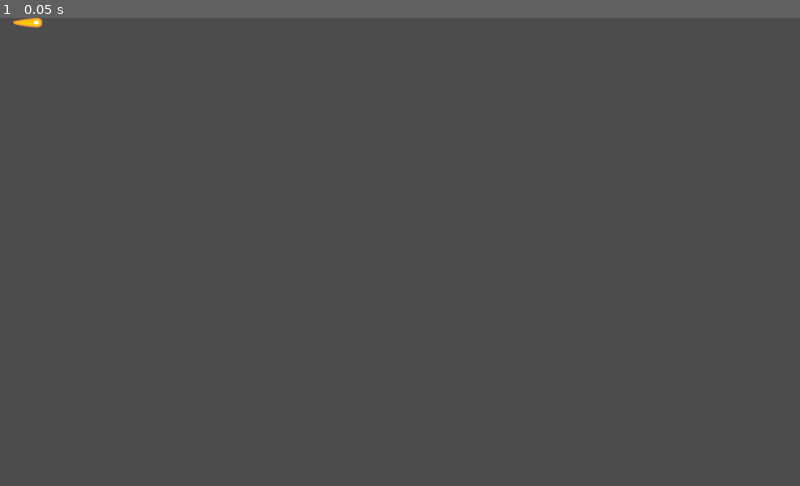
Above: before the commit, frame 1.
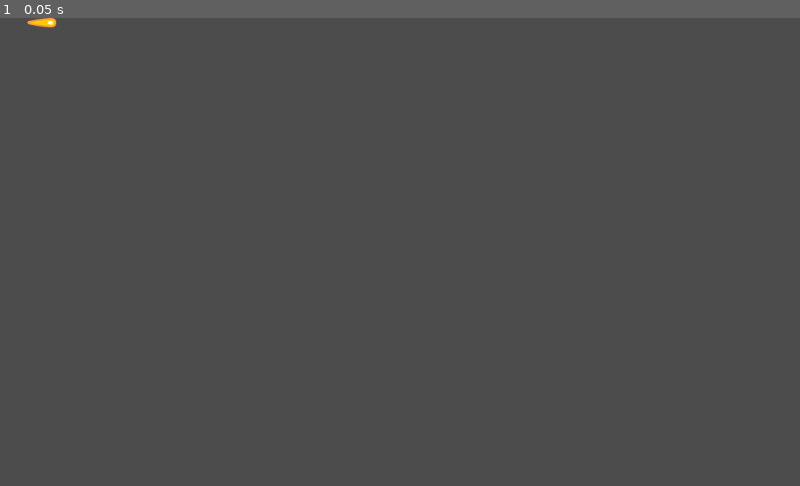
Above: after the commit, the same moment.

Repository: AnaTorres61/rogue-tank
Game: Godot game, scene res://scenes/turret_01_bullet.tscn
Same seed, same stepped clock (60 frames per second), same inputs: the game is played once before the commit and once after it. This scene is started directly instead of the project's main scene.
Inputs:
- Up to frame 1 (0.05 s): no input

The runs differ from the first frame. In frame 1, less than 0.1% of the frame differs, in the area x 1-8%, y 0-3%.

Commit message:
turret laser sight

Diff:
--- a/scenes/test_area.tscn
+++ b/scenes/test_area.tscn
@@ -60,7 +60,6 @@
 
 [node name="Tank" parent="." index="1" instance=ExtResource( 2 )]
 
-editor/display_folded = true
 position = Vector2( 32.0955, 64.1058 )
 rotation = -0.00607844
 bodie = 4
@@ -285,7 +284,6 @@
 
 [node name="cannon" type="Area2D" parent="turret_01" index="2"]
 
-editor/display_folded = true
 input_pickable = true
 gravity_vec = Vector2( 0, 1 )
 gravity = 98.0
@@ -308,6 +306,13 @@
 
 shape = SubResource( 3 )
 
+[node name="sight" type="RayCast2D" parent="turret_01/cannon" index="2"]
+
+enabled = false
+exclude_parent = true
+cast_to = Vector2( 200, 0 )
+collision_mask = 1
+
 [node name="sensor" type="Area2D" parent="turret_01" index="3"]
 
 editor/display_folded = true
@@ -325,10 +330,10 @@
 
 shape = SubResource( 4 )
 
-[node name="Timer" type="Timer" parent="turret_01" index="4"]
+[node name="shoot_timer" type="Timer" parent="turret_01" index="4"]
 
 process_mode = 1
-wait_time = 0.5
+wait_time = 0.3
 one_shot = false
 autostart = false
 
@@ -336,4 +341,4 @@
 
 [connection signal="body_exited" from="turret_01/sensor" to="turret_01" method="_on_sensor_body_exited"]
 
-[connection signal="timeout" from="turret_01/Timer" to="turret_01" method="_on_Timer_timeout"]
+[connection signal="timeout" from="turret_01/shoot_timer" to="turret_01" method="_on_shoot_timer_timeout"]
--- a/scenes/turret_01_bullet.tscn
+++ b/scenes/turret_01_bullet.tscn
@@ -11,7 +11,6 @@
 
 [node name="turret_01_bullet" type="Area2D"]
 
-position = Vector2( 35, 0 )
 input_pickable = true
 gravity_vec = Vector2( 0, 1 )
 gravity = 98.0
@@ -26,6 +25,7 @@
 [node name="sprites" type="Node2D" parent="." index="0"]
 
 editor/display_folded = true
+position = Vector2( 53, 0 )
 
 [node name="sprite_01" type="Sprite" parent="sprites" index="0"]
 
@@ -43,6 +43,6 @@
 
 [node name="shape" type="CollisionShape2D" parent="." index="1"]
 
-position = Vector2( 4, 0 )
+position = Vector2( 57, 0 )
 rotation = 1.56727
 shape = SubResource( 1 )
--- a/scripts/turret_01.gd
+++ b/scripts/turret_01.gd
@@ -2,12 +2,11 @@
 
 var bodies = []
 
-var rot_vel = PI * 1.5
+var rot_vel = PI/2
 
 var PRE_BULLET = preload("res://scenes/turret_01_bullet.tscn")
 
 func _ready():
-
 	pass
 
 func _process(delta):
@@ -19,17 +18,24 @@
 
 
 func _on_sensor_body_entered(body):
+	if !bodies.size():
+		$shoot_timer.start()
 	bodies.append(body)
+	$cannon/sight.enabled = true
 
 
 func _on_sensor_body_exited(body):
 	var index = bodies.find(body)
 	if index >= 0:
 		bodies.remove(index)
+	if !bodies.size():
+		$cannon/sight.enabled = false
+		$shoot_timer.stop()
 
 
-func _on_Timer_timeout():
-	var bullet = PRE_BULLET.instance()
-	bullet.global_position = global_position
-	bullet.dir = Vector2(cos($cannon.rotation), sin($cannon.rotation))
-	get_parent().add_child(bullet)
+func _on_shoot_timer_timeout():
+	if $cannon/sight.is_colliding():
+		var bullet = PRE_BULLET.instance()
+		bullet.global_position = global_position
+		bullet.dir = Vector2(cos($cannon.rotation), sin($cannon.rotation))
+		get_parent().add_child(bullet)
